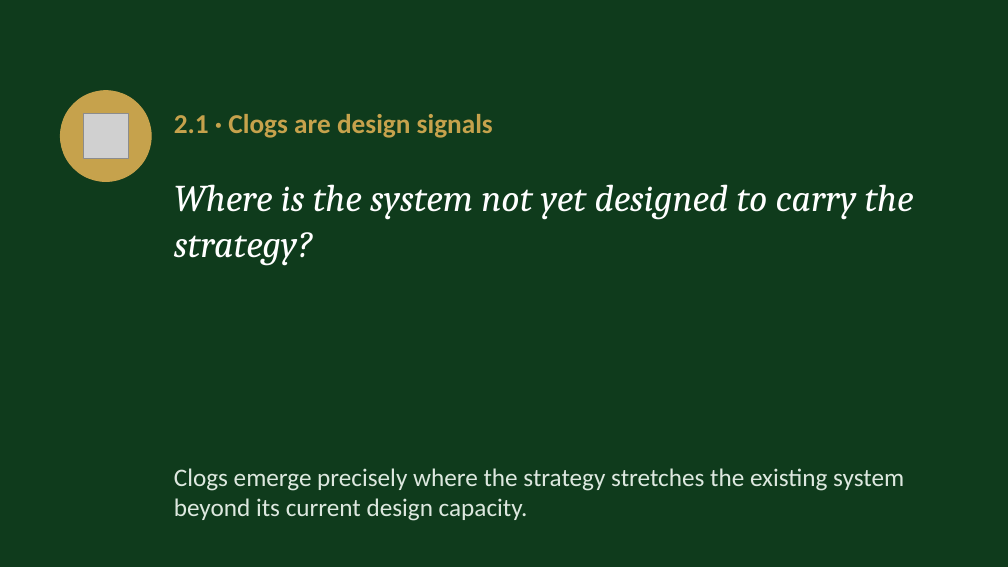
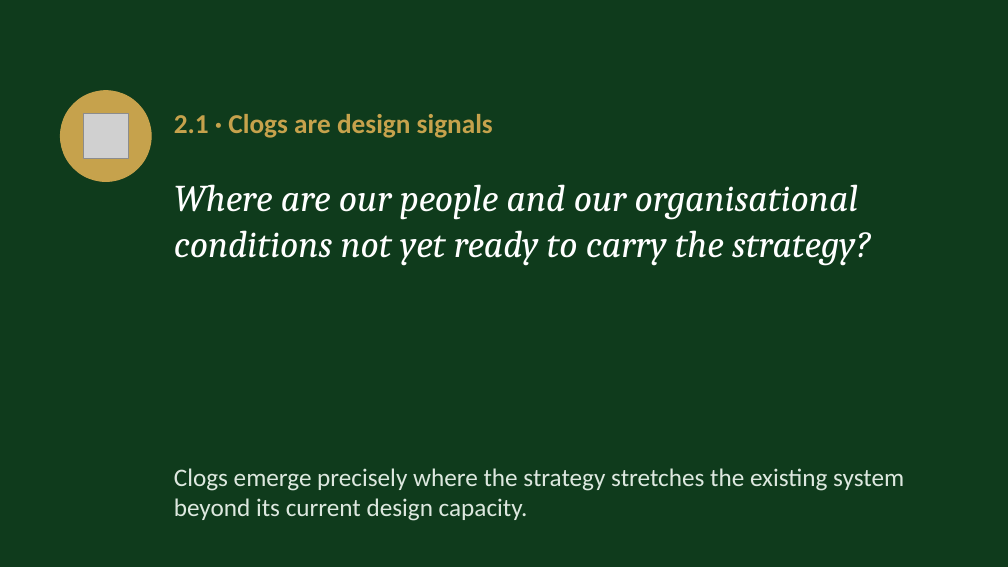
Before and after one commit to IBSL26/ibsl-platform, a slide deck: slide 10 of Unit decks/Unit 09 - Strategic Unclogging.pptx (slide 9 before the commit). Drawn at 1008x567 pixels with LibreOffice and Linux fonts; fonts in the diff are those of the drawing; grey boxes stand for pictures. Boxes give left, top, right and bottom in pixels: in the first picture for what was removed or moved away, otherwise in the second. Text is boxed around its words. In the diff, an @@ line names an element or a change of style, - is before the commit and + after.

```diff
--- a/Unit decks/Unit 09 - Strategic Unclogging.pptx
+++ b/Unit decks/Unit 09 - Strategic Unclogging.pptx
@@ text at [174, 184, 871, 265]: text changed @@
-Where is the system not yet designed to carry the strategy?
+Where are our people and our organisational conditions not yet ready to carry the strategy?
```
Also in this commit, not shown: 11 other slides changed, 10 slides added, 4 slides removed, 29 other files.
